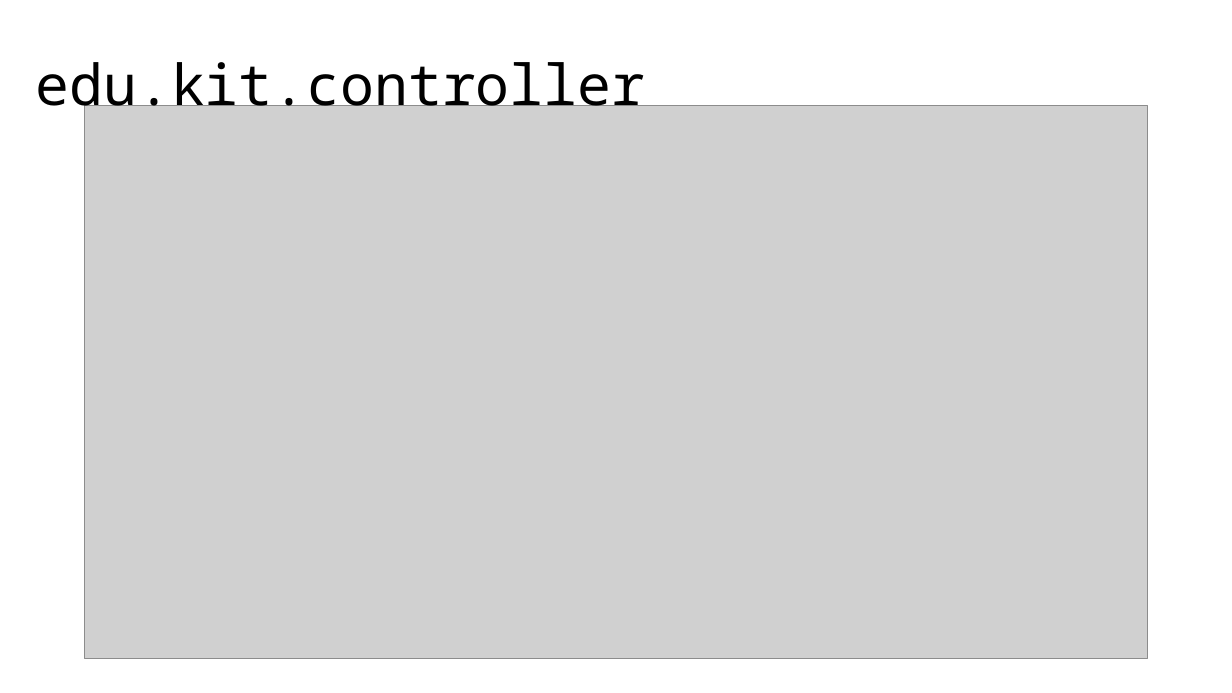
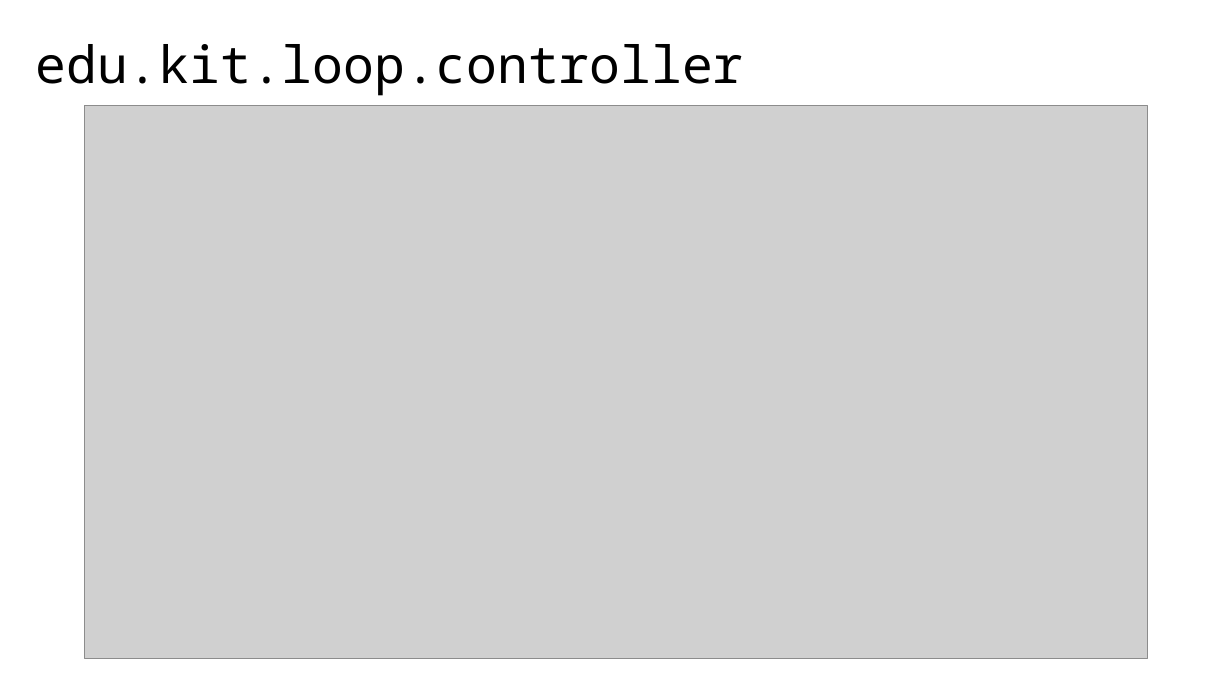
Before and after one commit to ChristianSchorr/repeated_games_pse, a slide deck: slide 3 of Dokumente/entwurf/Präsentation/presentation.pptx. Drawn at 1232x693 pixels with LibreOffice and Linux fonts; fonts in the diff are those of the drawing; grey boxes stand for pictures. Boxes give left, top, right and bottom in pixels: in the first picture for what was removed or moved away, otherwise in the second. Text is boxed around its words. In the diff, an @@ line names an element or a change of style, - is before the commit and + after.

```diff
--- a/Dokumente/entwurf/Präsentation/presentation.pptx
+++ b/Dokumente/entwurf/Präsentation/presentation.pptx
@@ title at (x1=36, y1=44, x2=744, y2=96): text changed; size 44 to 40 pt @@
-edu.kit.controller
+edu.kit.loop.controller
```
Also in this commit, not shown: 2 other slides changed, 4 slides added, 11 other files.
